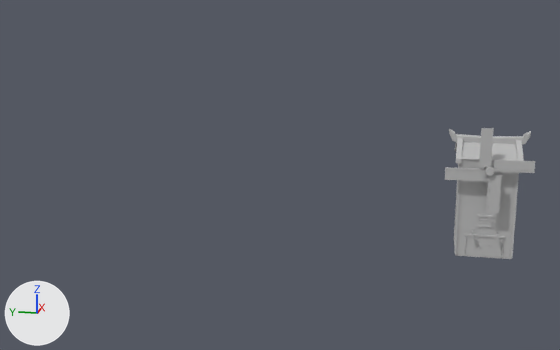
An edit to the FBX model Assets/FBX/Windmill.fbx, drawn before and after from the same camera.
Both versions are drawn from a 50 mm camera at (-118.7, 17.4, 82.3) aimed at (140.5, 69.3, 17.4). The axes (+X, +Y, +Z) are drawn at lower left. The lights are the same throughout. Both versions are drawn at frame 2 of the action 'Take 001'; the numbers are the values there.

The first picture shows 'Windmill_arms', 'Windmill_house'.
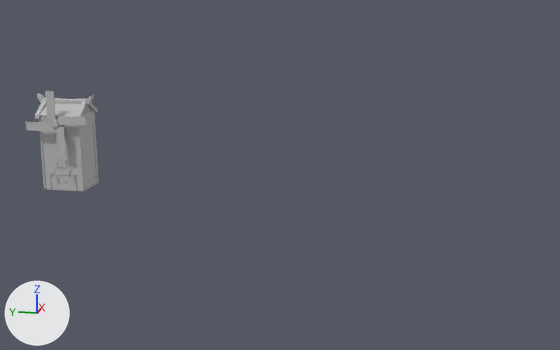
The change, as a diff of the scene's bpy script:
```diff
--- a/Assets/FBX/Windmill.fbx.py
+++ b/Assets/FBX/Windmill.fbx.py
@@ me_mesh_001_1 @@
+me_mesh_001_1.from_pydata(...)  # 130 vertices, 138 faces; spans x -151.0..151.0, y -1240.0..1251.0, z -1255.0..1260.0
+me_mesh_001_1.materials.append(mat_lambert1)  # grey #bcbcbc
@@ ob_windmill_house @@
 ob_windmill_house = bpy.data.objects.new('Windmill_house', me_mesh)
-ob_windmill_house.location = (116.8, 1.013, 21.22)
-ob_windmill_house.rotation_euler = (1.571, 0.0, 0.0)  # degrees (90, 0, 0)
-ob_windmill_house.scale = (0.01, 0.01, 0.01)
+ob_windmill_house.parent = ob_windmill_grp
+ob_windmill_house.location = (77.11, -125.7, -13.44)
@@ ob_windmill_arms @@
-ob_windmill_arms = bpy.data.objects.new('Windmill_arms', me_mesh_001)
-ob_windmill_arms.location = (107.6, 0.9, 30.0)
-ob_windmill_arms.rotation_euler = (1.571, 0.0, 0.0)  # degrees (90, 0, 0)
-ob_windmill_arms.scale = (0.01, 0.01, 0.01)
@@ ob_windmill_grp @@
+ob_windmill_grp = bpy.data.objects.new('Windmill_grp', None)
+ob_windmill_grp.location = (163.8, 160.6, 22.48)
+ob_windmill_grp.rotation_euler = (1.571, 0.0, 0.0)  # degrees (90, 0, 0)
+ob_windmill_grp.scale = (0.01, 0.01, 0.01)
@@ ob_windmill_arm @@
+ob_windmill_arm = bpy.data.objects.new('Windmill_arm', me_mesh_001_1)
+ob_windmill_arm.parent = ob_windmill_grp
+ob_windmill_arm.location = (-786.8, 751.8, -2.842)
```

Pixel boxes (x1, y1, x2, y2) of what changed, in the pictures (560 x 350 px):
'Windmill_house', moved, turned, rescaled
    before: (449, 129, 531, 259)
    after: (35, 93, 98, 191)
'Windmill_arms', deleted
    before: (445, 128, 535, 213)
'Windmill_arm', added
    after: (26, 91, 86, 155)
